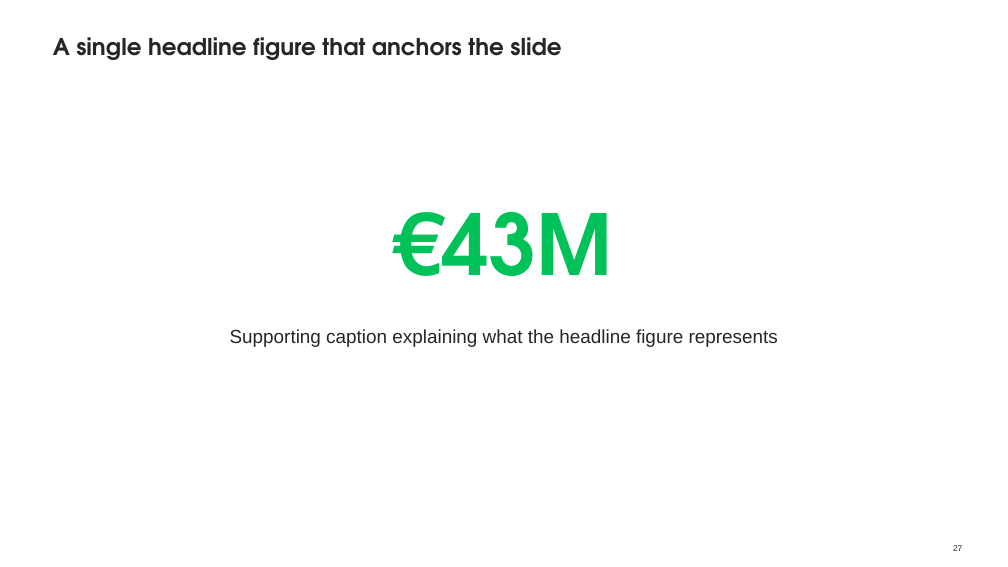
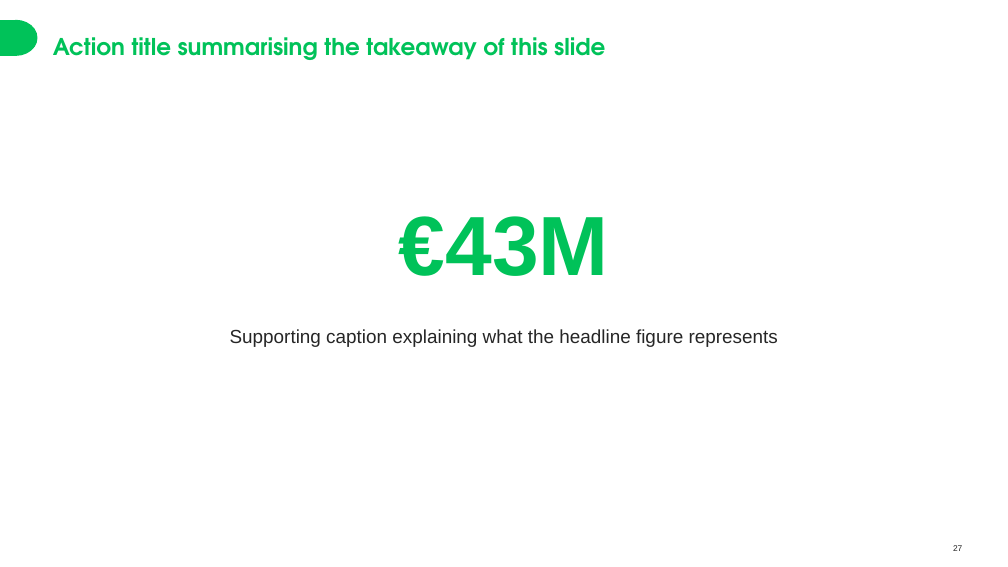
Before and after one commit to apatrem/jayson-docs, a slide deck: slide 27 of templates/report.master.pptx. Drawn at 1008x567 pixels with LibreOffice and Linux fonts; fonts in the diff are those of the drawing. Boxes give left, top, right and bottom in pixels: in the first picture for what was removed or moved away, otherwise in the second. Text is boxed around its words. In the diff, an @@ line names an element or a change of style, - is before the commit and + after.

```diff
--- a/templates/report.master.pptx
+++ b/templates/report.master.pptx
@@ pie slice (boxed as its full ellipse) removed at [0, 20, 37, 55] @@
@@ rectangle removed at [0, 20, 16, 55] @@
@@ pie slice (boxed as its full ellipse) added at [0, 20, 37, 55], fill #00C259, outline #00C259 1 pt @@
@@ rectangle added at [0, 20, 16, 55], fill #00C259, outline #00C259 1 pt @@
@@ text at [53, 37, 605, 60]: text changed; text colour #262626 to #00C259 @@
-A single headline figure that anchors the slide
+Action title summarising the takeaway of this slide
@@ text "€43M" at [399, 216, 609, 276]: font TeX Gyre Adventor to Arial @@
```
Also in this commit, not shown: 23 other slides changed, 3 other files.
